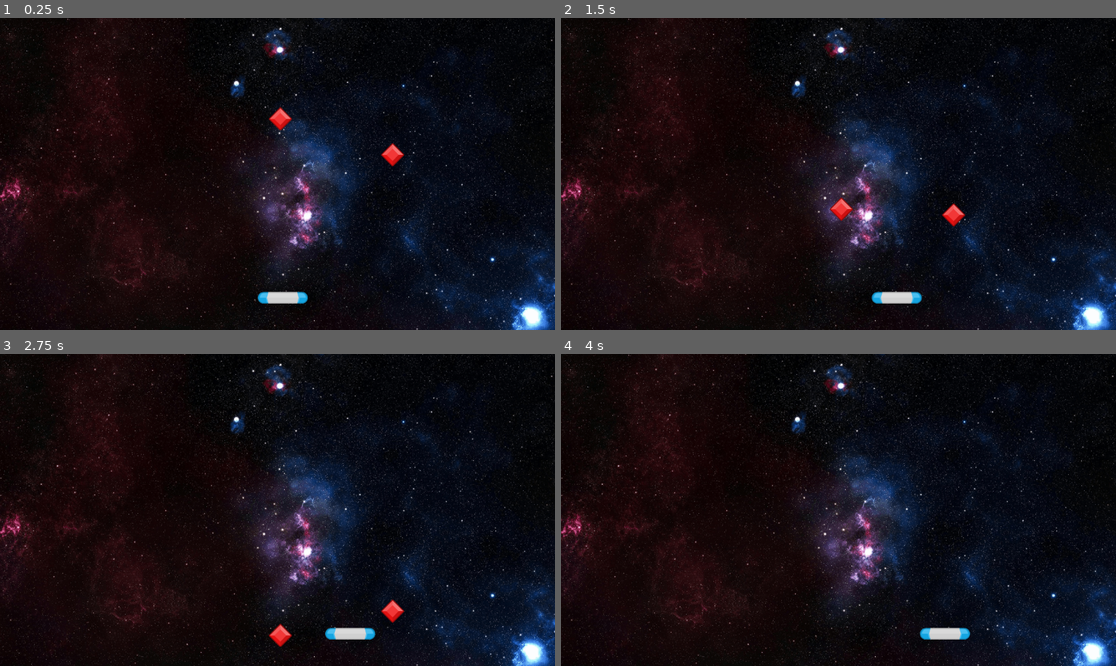
Above: before the commit, frames 1-4 (two rows, left to right).
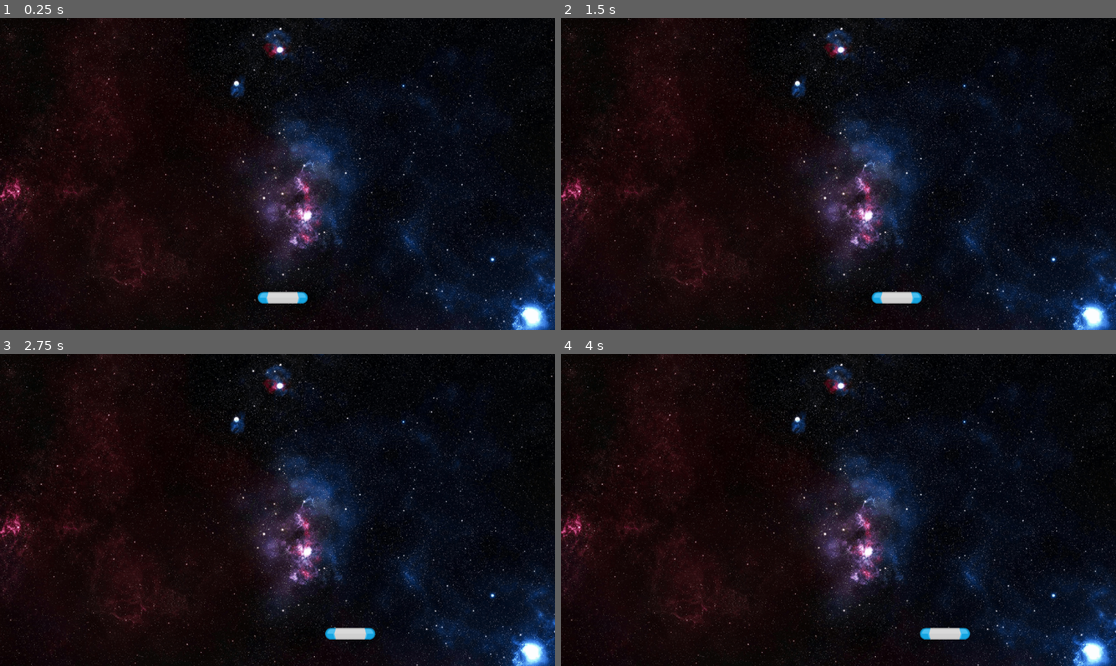
Above: after the commit, the same moments.

Repository: Nimira43/Space-Gems
Game: Godot game, scene res://scenes/game.tscn
Same seed, same stepped clock (60 frames per second), same inputs: the game is played once before the commit and once after it.
Inputs:
- Up to frame 1 (0.25 s): no input
- Up to frame 2 (1.5 s): hold P (right) 0.53-1.28 s; hold O (left) from 1.28 s (still down)
- Up to frame 3 (2.75 s): release O (left) at 2.03 s; hold P (right) from 2.03 s (still down)
- Up to frame 4 (4 s): release P (right) at 3.53 s; hold O (left) from 3.53 s (still down)

The runs differ from the first frame. In frame 1, 0.3% of the frame differs, in the area x 48-73%, y 28-48%; in frame 2, 0.3%; in frame 3, 0.4%, in the area x 48-73%, y 78-94%; in frame 4, nothing differs.

Commit message:
Tidied up project

Diff:
--- /dev/null
+++ b/scenes/game.gd
@@ -0,0 +1,11 @@
+extends Node2D
+
+
+# Called when the node enters the scene tree for the first time.
+func _ready() -> void:
+	pass # Replace with function body.
+
+
+# Called every frame. 'delta' is the elapsed time since the previous frame.
+func _process(delta: float) -> void:
+	pass
--- a/scenes/game.tscn
+++ b/scenes/game.tscn
@@ -1,10 +1,11 @@
 [gd_scene load_steps=4 format=3 uid="uid://bsggd7n2wq4cy"]
 
+[ext_resource type="Script" path="res://scenes/game.gd" id="1_7wqjc"]
 [ext_resource type="Texture2D" uid="uid://civ6pxj1frucu" path="res://assets/space-bg.png" id="1_kbj4v"]
 [ext_resource type="PackedScene" uid="uid://cbwrp5m052aa7" path="res://scenes/paddle.tscn" id="2_6ulgs"]
-[ext_resource type="PackedScene" uid="uid://bhbmh4vlpjouc" path="res://scenes/gem.tscn" id="3_n8ndc"]
 
 [node name="Game" type="Node2D"]
+script = ExtResource("1_7wqjc")
 
 [node name="Sprite2D" type="Sprite2D" parent="."]
 position = Vector2(611, 323)
@@ -13,10 +14,3 @@
 
 [node name="Paddle" parent="." instance=ExtResource("2_6ulgs")]
 position = Vector2(587, 581)
-
-[node name="Gem" parent="." instance=ExtResource("3_n8ndc")]
-position = Vector2(815, 259)
-
-[node name="Gem2" parent="." instance=ExtResource("3_n8ndc")]
-position = Vector2(582, 172)
-speed = 150.0
